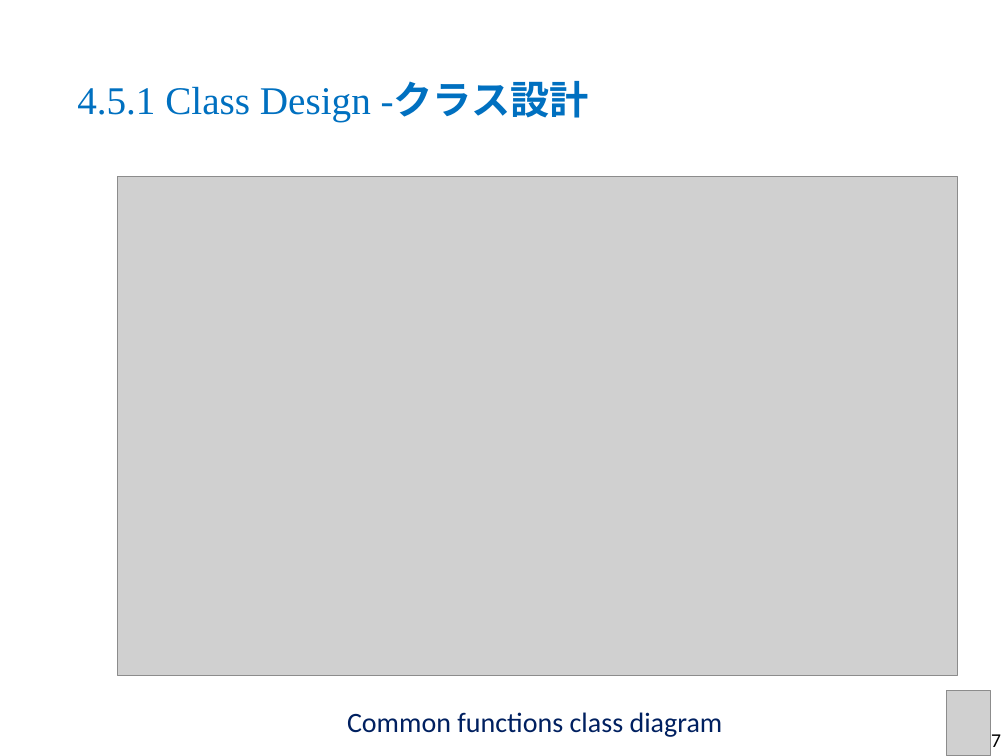
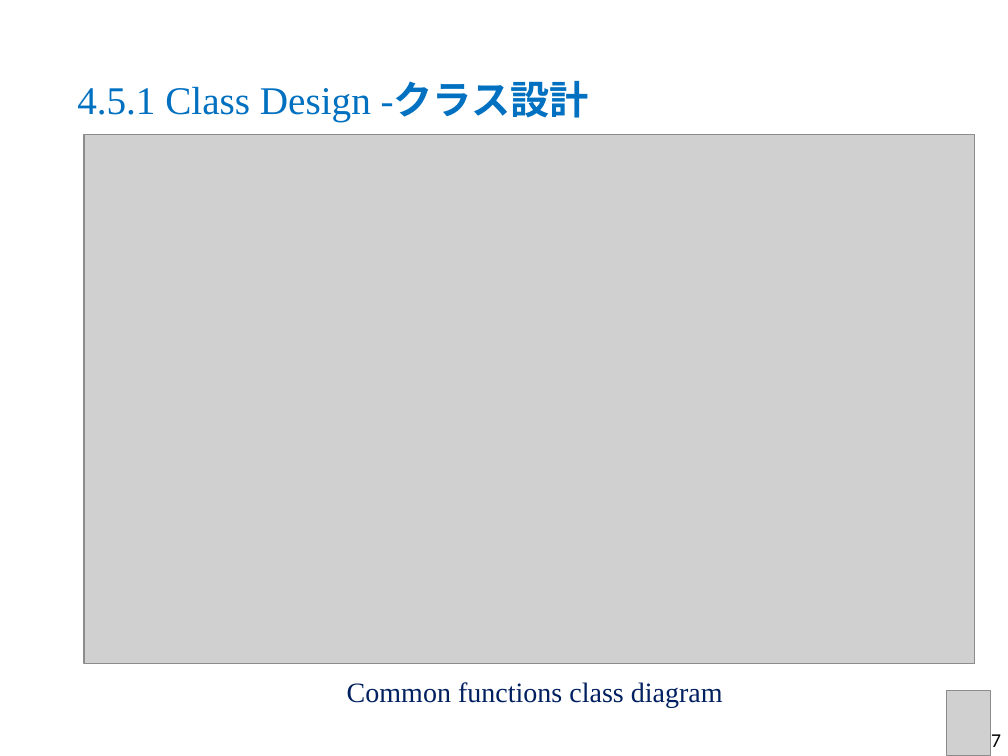
Before and after one commit to sangnvus/2015FALLJS01, a slide deck: slide 44 of WIP/Documents/Report 6/DDL_Slide_v1.1.pptx (slide 43 before the commit). Drawn at 1008x756 pixels with LibreOffice and Linux fonts; fonts in the diff are those of the drawing; grey boxes stand for pictures; background and template pictures are left out. Boxes give left, top, right and bottom in pixels: in the first picture for what was removed or moved away, otherwise in the second. Text is boxed around its words. In the diff, an @@ line names an element or a change of style, - is before the commit and + after.

```diff
--- a/WIP/Documents/Report 6/DDL_Slide_v1.1.pptx
+++ b/WIP/Documents/Report 6/DDL_Slide_v1.1.pptx
@@ picture: place and size @@
-picture at <box>118,176,958,675</box>
+picture at <box>84,134,975,663</box>
@@ text "Common functions class diagram": place and size @@
-text "Common functions class diagram" at <box>347,712,723,737</box>
+text "Common functions class diagram" at <box>347,682,723,708</box>
@@ text "Common functions class diagram" at <box>347,682,723,708</box>: font Calibri to Times New Roman @@
```
Also in this commit, not shown: 30 other slides changed, 1 slide added.
